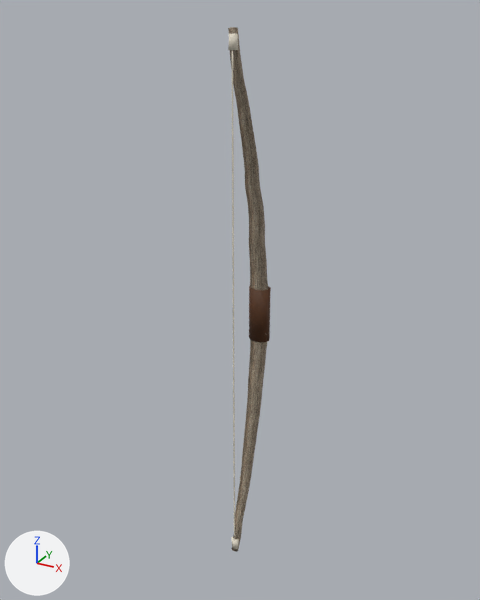
Renders of the glTF model assets/models/items/SM_Item_bow.gltf from each side of a commit.
Rendered twice from a camera (50 mm lens) standing at (0.683, -1.343, 0.696) and looking at (-0.015, -0.075, 0.061). Every picture has the same lights, and +X, +Y and +Z are marked at lower left. The older version comes first. Vertices at exactly the same position are counted once.

In view in the first picture: 'SM_Item_bow'.
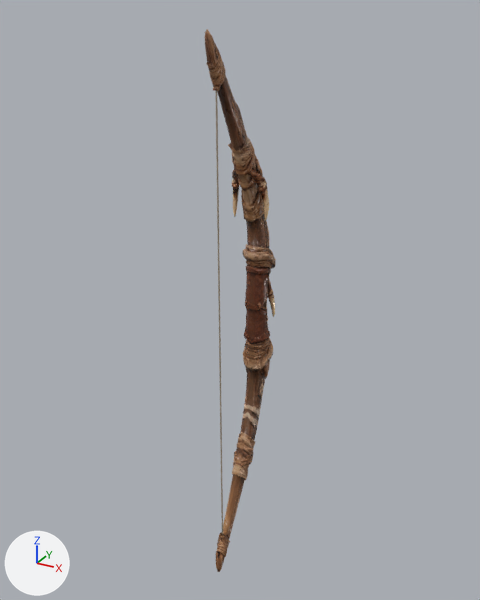
Where the change shows, as pixel boxes (x1, y1, x2, y2) in the pictures (480 x 600 px; the box of a moved part takes in the faces that stretch with it):
'SM_Item_bow', reshaped (64% wider)
    before: (228, 27, 271, 552)
    after: (205, 29, 276, 572)
part 1 of me_tube, moved or reshaped
    before: (231, 50, 235, 540)
    after: (216, 91, 223, 535)
part 2 of me_tube, rebuilt (76% wider)
    before: (228, 27, 268, 552)
    after: (205, 29, 276, 572)
part 3 of me_tube, deleted (brown)
    before: (249, 286, 271, 342)
part 4 of me_tube, deleted
    before: (232, 537, 239, 549)
part 5 of me_tube, deleted
    before: (228, 34, 238, 50)

Patch to the scene script:
```diff
--- a/assets/models/items/SM_Item_bow.gltf.py
+++ b/assets/models/items/SM_Item_bow.gltf.py
@@ img_t_bowtripo_10 @@
+img_t_bowtripo_10 = load_image('T_BowTripo_10', 'textures/T_BowTripo_10.jpg', 1024, 1024, 'Non-Color')
@@ img_t_bowtripo_11 @@
+img_t_bowtripo_11 = load_image('T_BowTripo_11', 'textures/T_BowTripo_11.jpg', 1024, 1024, 'Non-Color')
@@ img_t_bowtripo_12 @@
+img_t_bowtripo_12 = load_image('T_BowTripo_12', 'textures/T_BowTripo_12.jpg', 1024, 1024, 'sRGB')
@@ mat_m_bowsinew @@
+mat_m_bowsinew = principled_material('M_BowSinew')
+mat_m_bowsinew.base_color = (0.36, 0.29, 0.21)  # beige #a2937e
+mat_m_bowsinew.roughness = 0.6
@@ mat_tripo_mat_105e470b_630d_43af_ad24_4c3bcee905b1 @@
+mat_tripo_mat_105e470b_630d_43af_ad24_4c3bcee905b1 = bpy.data.materials.new('tripo_mat_105e470b-630d-43af-ad24-4c3bcee905b1')
+# uses the picture img_t_bowtripo_10
+# uses the picture img_t_bowtripo_11
+# uses the picture img_t_bowtripo_12
@@ me_tube @@
 # used by ob_sm_item_bow; location = (0.0, 0.0, 0.0)
-me_tube.from_pydata(...)  # 471 vertices, 922 faces; spans x -0.028..0.028, y -0.137..0.021, z -0.661..0.661
-me_tube.materials.append(mat_m_willow)
-me_tube.materials.append(mat_m_leather)
-me_tube.materials.append(mat_m_sinew)  # pale yellow #e5ddcb
+me_tube.from_pydata(...)  # 2641 vertices, 5324 faces; spans x -0.047..0.045, y -0.228..0.033, z -0.66..0.66
+# me_tube part 1: the loose piece of 125 vertices spanning x -0.001..0.002, y -0.134..-0.13, z -0.635..0.635 is scaled about its middle by (1, 1, 0.992), then moved by (0.0, -0.063, 0.0), in mat_m_bowsinew (beige #a2937e)
+# me_tube part 2: the loose piece of 290 vertices spanning x -0.027..0.027, y -0.135..0.017, z -0.661..0.661 is rebuilt with 2516 vertices and now spans x -0.047..0.045, y -0.228..0.033, z -0.66..0.66, in mat_tripo_mat_105e470b_630d_43af_ad24_4c3bcee905b1
+# me_tube part 3: the loose piece of 24 vertices spanning x -0.028..0.028, y -0.021..0.021, z -0.07..0.07 is deleted
+# me_tube part 4: the loose piece of 16 vertices spanning x -0.011..0.011, y -0.137..-0.12, z -0.65..-0.62 is deleted
+# me_tube part 5: the loose piece of 16 vertices spanning x -0.011..0.011, y -0.137..-0.12, z 0.62..0.65 is deleted
+me_tube.materials.append(mat_tripo_mat_105e470b_630d_43af_ad24_4c3bcee905b1)
+me_tube.materials.append(mat_m_bowsinew)  # beige #a2937e
```
